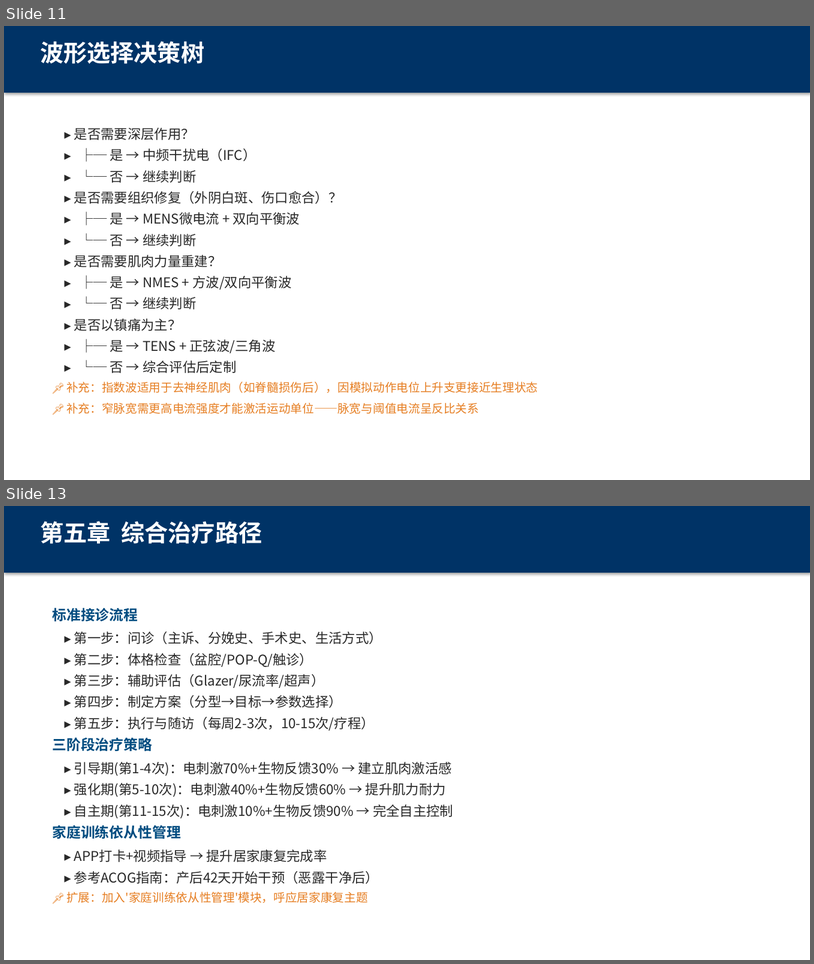
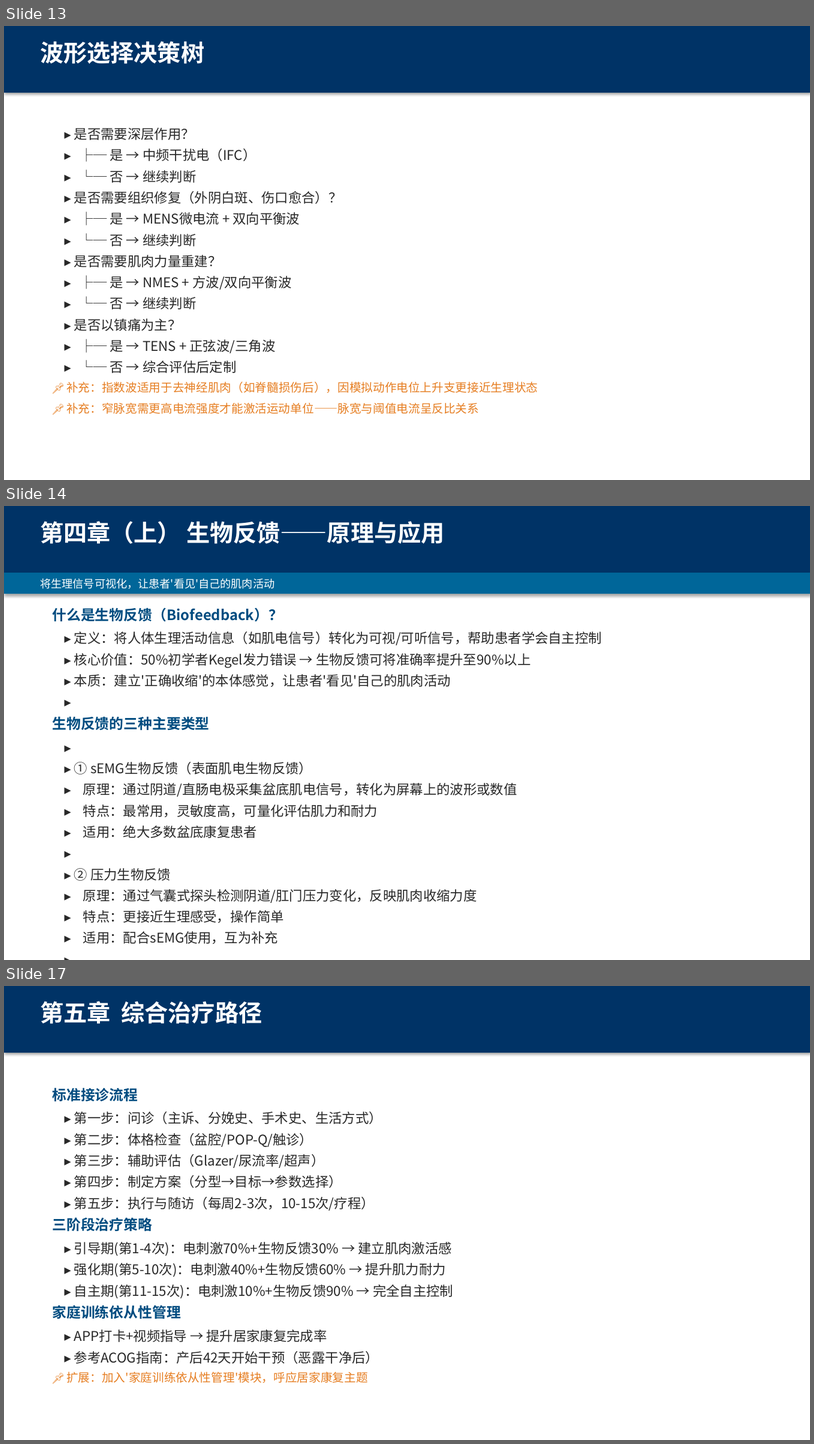
Before and after one commit to sandyoy/echoes, a slide deck: docs/圆爱康/02_培训材料/电刺激治疗与生物反馈-盆底康复培训_v4.0.pptx. Shown one above the other, each under a label of ours: slides 11 and 13 before the commit, slides 13, 14 and 17 after it; the slides between them are not shown. The pictures are 814x964 and 814x1444 pixels, drawn with LibreOffice and Linux fonts; fonts in the diff are those of the drawing. Boxes give left, top, right and bottom in pixels: in the first picture for what was removed or moved away, otherwise in the second. Text is boxed around its words. In the diff, an @@ line names an element or a change of style, - is before the commit and + after.

Commit message:
小龙虾: ①第二章低频电刺激每个缩写加全称+中文名 ②中频拆分IFC+调制中频详述 ③第三章新增六种波形示意图（方波/三角波/正弦波/指数波/双向平衡波/双向不平衡波）④波形调制方式补充 ⑤第四章拆为生物反馈原理+Glazer评估两页+报告解读三型详述

```diff
--- a/docs/圆爱康/02_培训材料/电刺激治疗与生物反馈-盆底康复培训_v4.0.pptx
+++ b/docs/圆爱康/02_培训材料/电刺激治疗与生物反馈-盆底康复培训_v4.0.pptx
@@ slide 14 added at (x1=4, y1=506, x2=810, y2=960), background #FFFFFF @@
@@ rectangle added at (x1=4, y1=506, x2=810, y2=573), fill #003366 @@
@@ text added at (x1=40, y1=521, x2=445, y2=544), 28 pt, text #FFFFFF, bold @@
+第四章（上） 生物反馈——原理与应用
@@ rectangle added at (x1=4, y1=573, x2=810, y2=594), fill #006699 @@
@@ text added at (x1=40, y1=578, x2=275, y2=589), 13 pt, text #FFFFFF @@
+将生理信号可视化，让患者'看见'自己的肌肉活动
@@ text added at (x1=52, y1=607, x2=283, y2=622), 17 pt, text #004C80, bold @@
+什么是生物反馈（Biofeedback）？
@@ text added at (x1=74, y1=631, x2=602, y2=645), 16 pt, text #282828 @@
+▸ 定义：将人体生理活动信息（如肌电信号）转化为可视/可听信号，帮助患者学会自主控制
@@ text added at (x1=74, y1=653, x2=531, y2=667), 16 pt, text #282828 @@
+▸ 核心价值：50%初学者Kegel发力错误 → 生物反馈可将准确率提升至90%以上
@@ text added at (x1=74, y1=674, x2=451, y2=687), 16 pt, text #282828 @@
+▸ 本质：建立'正确收缩'的本体感觉，让患者'看见'自己的肌肉活动
@@ text added at (x1=59, y1=691, x2=742, y2=712), 16 pt, text #282828 @@
+▸
@@ text added at (x1=52, y1=716, x2=209, y2=730), 17 pt, text #004C80, bold @@
+生物反馈的三种主要类型
@@ text added at (x1=59, y1=736, x2=742, y2=757), 16 pt, text #282828 @@
+▸
@@ text added at (x1=74, y1=762, x2=312, y2=774), 16 pt, text #282828 @@
+▸ ① sEMG生物反馈（表面肌电生物反馈）
@@ text added at (x1=83, y1=783, x2=517, y2=796), 16 pt, text #282828 @@
+▸ 原理：通过阴道/直肠电极采集盆底肌电信号，转化为屏幕上的波形或数值
@@ text added at (x1=83, y1=804, x2=378, y2=817), 16 pt, text #282828 @@
+▸ 特点：最常用，灵敏度高，可量化评估肌力和耐力
@@ text added at (x1=83, y1=825, x2=257, y2=838), 16 pt, text #282828 @@
+▸ 适用：绝大多数盆底康复患者
@@ text added at (x1=59, y1=842, x2=742, y2=863), 16 pt, text #282828 @@
+▸
@@ text added at (x1=74, y1=868, x2=171, y2=880), 16 pt, text #282828 @@
+▸ ② 压力生物反馈
@@ text added at (x1=83, y1=889, x2=477, y2=903), 16 pt, text #282828 @@
+▸ 原理：通过气囊式探头检测阴道/肛门压力变化，反映肌肉收缩力度
@@ text added at (x1=83, y1=910, x2=284, y2=922), 16 pt, text #282828 @@
+▸ 特点：更接近生理感受，操作简单
@@ text added at (x1=83, y1=931, x2=279, y2=943), 16 pt, text #282828 @@
+▸ 适用：配合sEMG使用，互为补充
@@ text added at (x1=59, y1=948, x2=742, y2=960), 16 pt, text #282828 @@
+▸
@@ what was slide 11 is now slide 13 @@
@@ what was slide 13 is now slide 17 @@
```
Also in this commit, not shown: 5 other slides added, 2 slides removed.
